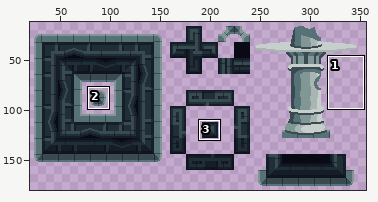
File history of a sprite sheet, Project/Sprites/Tilesets/Castle Tileset Export.png. The picture above shows the old version from afar; the outline marks the close-up.
Close-up. Before the edit:
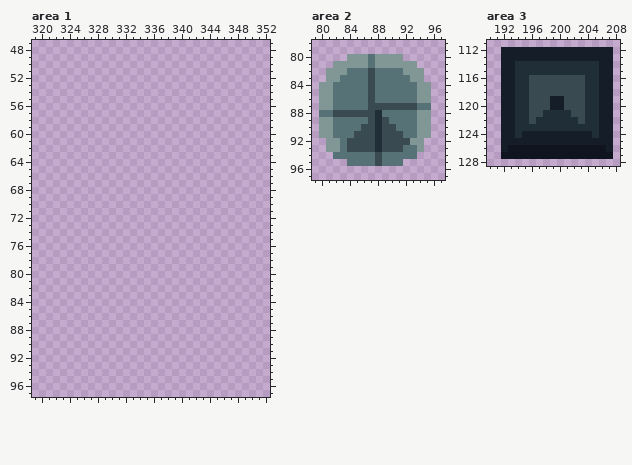
The file is 368x192 pixels. Shown: area 1: x 319..352, y 47..97; area 2: x 79..97, y 78..97; area 3: x 190..208, y 111..128. The wide view leaves out empty margins. The commit also changed other parts of the picture, which this record leaves out.
After the commit:
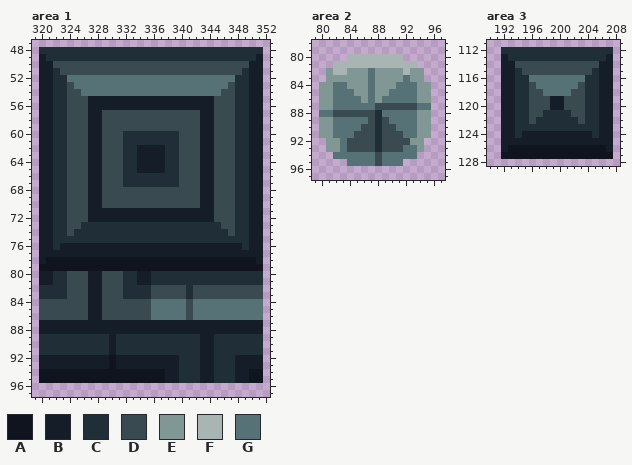
Palette (. is transparent): A #10141f  B #151d28  C #202e37  D #394a50  E #819796  F #a8b5b2  G #577277
Changes in this commit:
Changed rows in their new state; - is an unchanged pixel.
Area 1:
first column x 320:
48 CCCCCCCCCCCCCCCCCCCCCCCCCCCCCCCC
49 BCCCCCCCCCCCCCCCCCCCCCCCCCCCCCCB
50 BBDDDDDDDDDDDDDDDDDDDDDDDDDDDDBB
51 BBCDDDDDDDDDDDDDDDDDDDDDDDDDDCBB
52 BBCCGGGGGGGGGGGGGGGGGGGGGGGGCCBB
53 BBCCDGGGGGGGGGGGGGGGGGGGGGGDCCBB
54 BBCCDDGGGGGGGGGGGGGGGGGGGGDDCCBB
55 BBCCDDDBBBBBBBBBBBBBBBBBBDDDCCBB
56 BBCCDDDBBBBBBBBBBBBBBBBBBDDDCCBB
57 BBCCDDDBBDDDDDDDDDDDDDDBBDDDCCBB
58 BBCCDDDBBDDDDDDDDDDDDDDBBDDDCCBB
59 BBCCDDDBBDDDDDDDDDDDDDDBBDDDCCBB
60 BBCCDDDBBDDDCCCCCCCCDDDBBDDDCCBB
61 BBCCDDDBBDDDCCCCCCCCDDDBBDDDCCBB
62 BBCCDDDBBDDDCCBBBBCCDDDBBDDDCCBB
63 BBCCDDDBBDDDCCBBBBCCDDDBBDDDCCBB
64 BBCCDDDBBDDDCCBBBBCCDDDBBDDDCCBB
65 BBCCDDDBBDDDCCBBBBCCDDDBBDDDCCBB
66 BBCCDDDBBDDDCCCCCCCCDDDBBDDDCCBB
67 BBCCDDDBBDDDCCCCCCCCDDDBBDDDCCBB
68 BBCCDDDBBDDDDDDDDDDDDDDBBDDDCCBB
69 BBCCDDDBBDDDDDDDDDDDDDDBBDDDCCBB
70 BBCCDDDBBDDDDDDDDDDDDDDBBDDDCCBB
71 BBCCDDDBBBBBBBBBBBBBBBBBBDDDCCBB
72 BBCCDDDBBBBBBBBBBBBBBBBBBDDDCCBB
73 BBCCDDCCCCCCCCCCCCCCCCCCCCDDCCBB
74 BBCCDCCCCCCCCCCCCCCCCCCCCCCDCCBB
75 BBCCCCCCCCCCCCCCCCCCCCCCCCCCCCBB
76 BBCBBBBBBBBBBBBBBBBBBBBBBBBBBCBB
77 BBBBBBBBBBBBBBBBBBBBBBBBBBBBBBBB
78 BAAAAAAAAAAAAAAAAAAAAAAAAAAAAAAB
79 AAAAAAAAAAAAAAAAAAAAAAAAAAAAAAAA
80 BBCCDDDBBDDDCCBBCCCCCCCCCCCCCCCC
81 BBCCDDDBBDDDCCBBCCCCCCCCCCCCCCCC
82 CCCCDDDBBDDDCCCCDDDDDCDDDDDDDDDD
83 CCCCDDDBBDDDCCCCDDDDDCDDDDDDDDDD
84 DDDDDDDBBDDDDDDDGGGGGDGGGGGGGGGG
85 DDDDDDDBBDDDDDDDGGGGGDGGGGGGGGGG
86 DDDDDDDBBDDDDDDDGGGGGDGGGGGGGGGG
87 BBBBBBBBBBBBBBBBBBBBBBBBBBBBBBBB
88 BBBBBBBBBBBBBBBBBBBBBBBBBBBBBBBB
89 CCCCCCCCCCBCCCCCCCCCCCCBBCCCCCCC
90 CCCCCCCCCCBCCCCCCCCCCCCBBCCCCCCC
91 CCCCCCCCCCBCCCCCCCCCCCCBBCCCCCCC
92 BBBBBBBBBBABBBBBBBBBCCCBBCCCBBBB
93 BBBBBBBBBBABBBBBBBBBCCCBBCCCBBBB
94 AAAAAAAAAAAAAAAAAABBCCCBBCCCBBAA
95 AAAAAAAAAAAAAAAAAABBCCCBBCCCBBAA
Area 2:
first column x 82:
80 --FFFFFFFF--
81 FFFFFFFFFFFF
82 FFEEEGEEEEF-
83 -EEEEGEEEE--
84 --EEEGEEE---
85 ---EEGEE----
86 ----EGE-----
87 -----G------
Area 3:
first column x 192:
112 CCCCCCCCCCCCCCCC
113 -CCCCCCCCCCCCCC-
114 --DDDDDDDDDDDD--
115 ---DDDDDDDDDD---
116 ----GGGGGGGG----
117 -----GGGGGG-----
118 ------GGGG------
Boxes around the changes in both close-ups, in picture pixels (x1, y1, x2, y2):
added: (39, 47, 263, 383)
changed: (333, 54, 417, 110)
changed: (501, 47, 613, 96)
